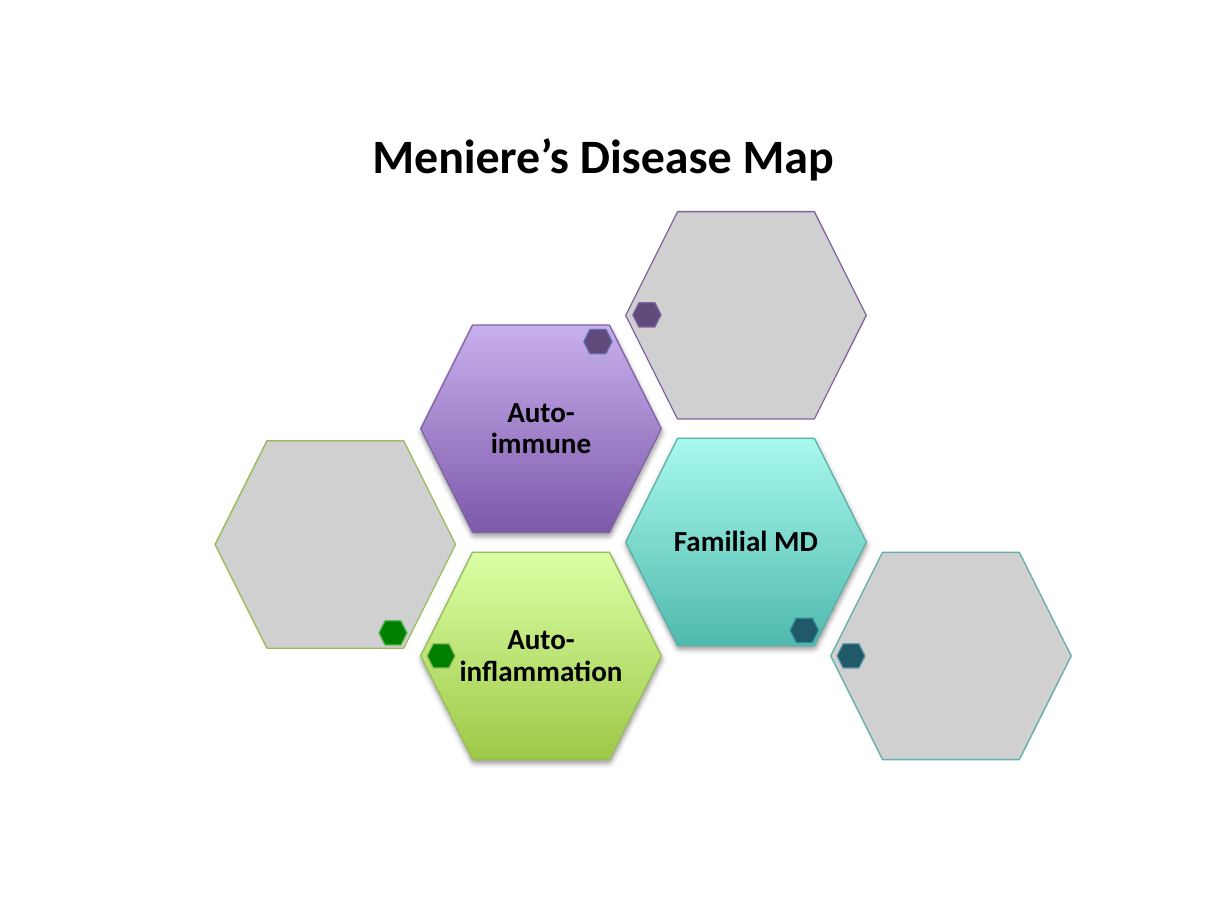
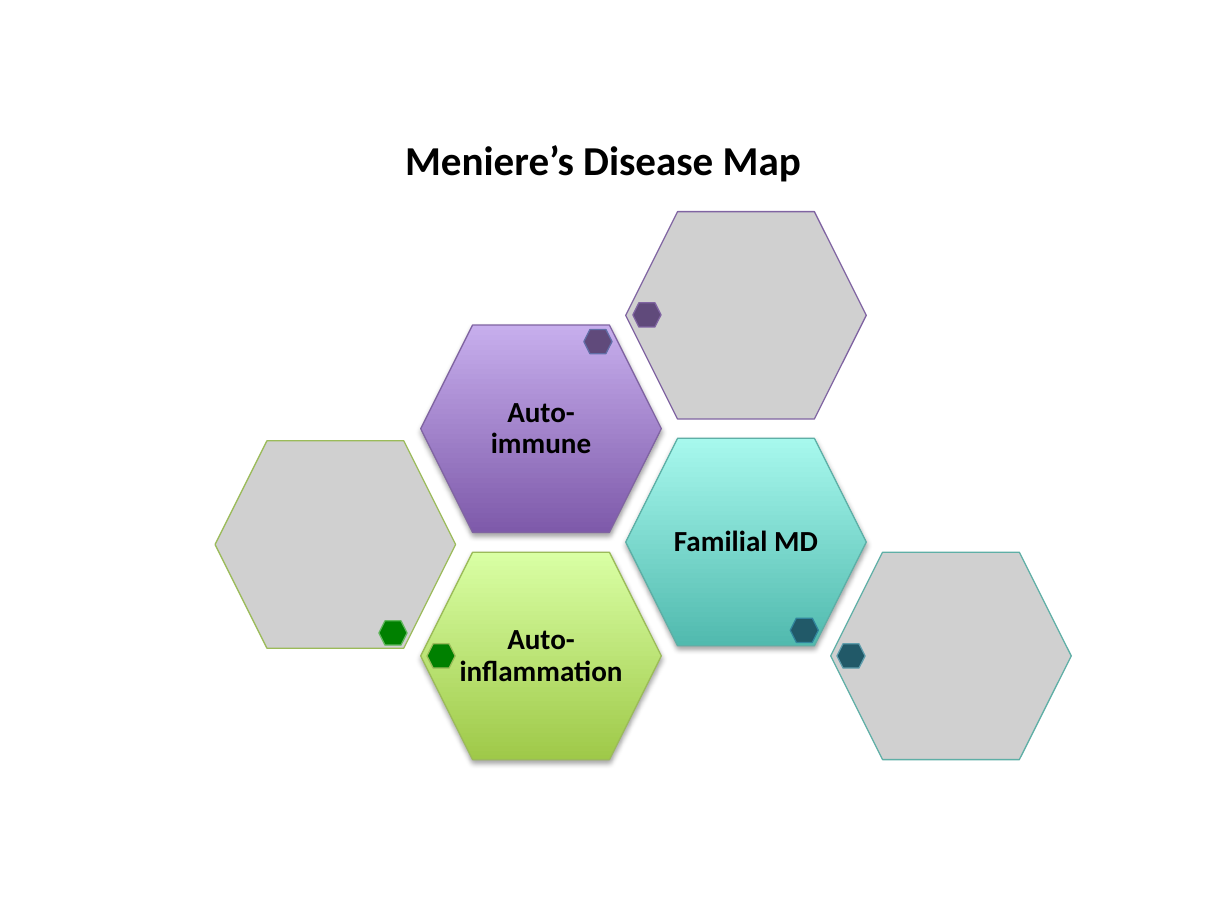
Before and after one commit to pages-themes/minimal, a slide deck: slide 1 of images/projects/menieres-introduction-v02.pptx. Drawn at 1232x924 pixels with LibreOffice and Linux fonts; fonts in the diff are those of the drawing; grey boxes stand for pictures. Boxes give left, top, right and bottom in pixels: in the first picture for what was removed or moved away, otherwise in the second. Text is boxed around its words. In the diff, an @@ line names an element or a change of style, - is before the commit and + after.

```diff
--- a/images/projects/menieres-introduction-v02.pptx
+++ b/images/projects/menieres-introduction-v02.pptx
@@ text "Meniere’s Disease Map": place and size @@
-text "Meniere’s Disease Map" at [372, 138, 834, 181]
+text "Meniere’s Disease Map" at [405, 145, 801, 182]
@@ text "Meniere’s Disease Map" at [405, 145, 801, 182]: size 28 to 24 pt @@
```
Also in this commit, not shown: 1 other file.
